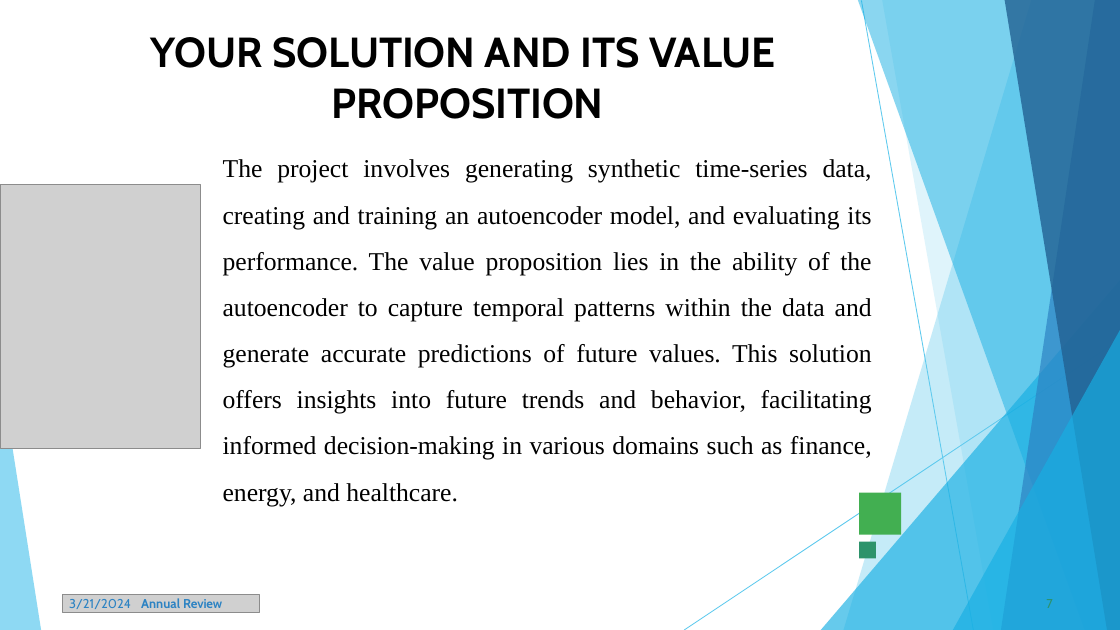
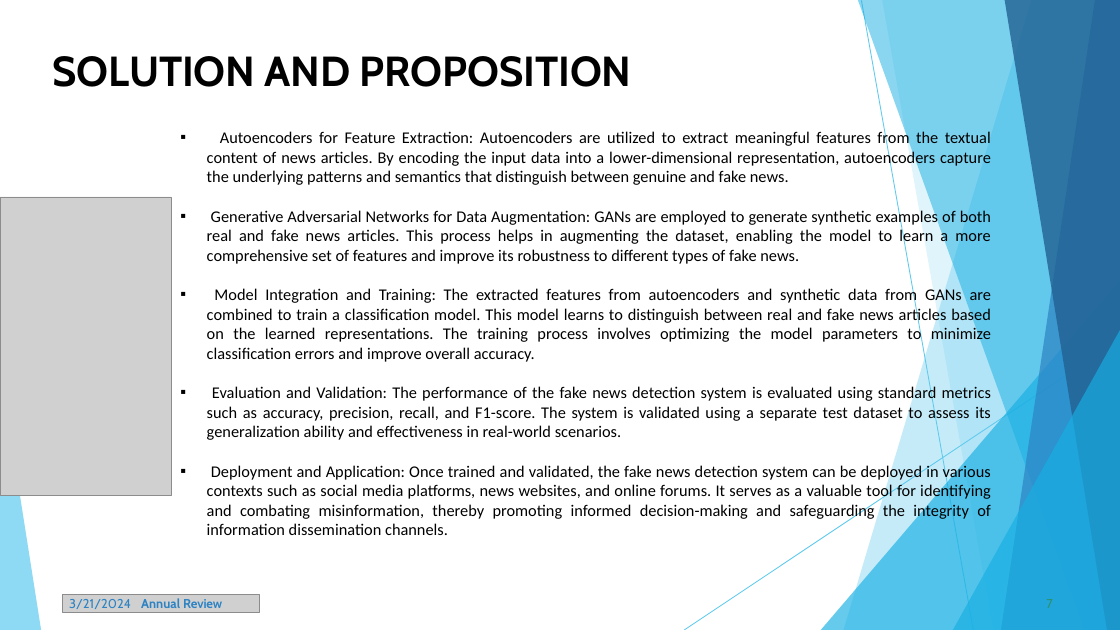
Before and after one commit to Praveena1108/tnsdc-genAI, a slide deck: slide 7 of TNSDC-GENAI PPT.pptx. Drawn at 1120x630 pixels with LibreOffice and Linux fonts; fonts in the diff are those of the drawing; grey boxes stand for pictures. Boxes give left, top, right and bottom in pixels: in the first picture for what was removed or moved away, otherwise in the second. Text is boxed around its words. In the diff, an @@ line names an element or a change of style, - is before the commit and + after.

```diff
--- a/TNSDC-GENAI PPT.pptx
+++ b/TNSDC-GENAI PPT.pptx
@@ title at (x1=53, y1=56, x2=632, y2=87): text changed @@
-YOUR SOLUTION AND ITS VALUE
-PROPOSITION
+SOLUTION AND PROPOSITION
@@ text added at (x1=207, y1=130, x2=991, y2=535), 14 pt, text #000000 @@
+▪ Autoencoders for Feature Extraction: Autoencoders are utilized to extract meaningful features from the textual content of news articles. By encoding the input data into a lower-dimensional representation, autoencoders capture the underlying patterns and semantics that distinguish between genuine and fake news.
+▪ Generative Adversarial Networks for Data Augmentation: GANs are employed to generate synthetic examples of both real and fake news articles. This process helps in augmenting the dataset, enabling the model to learn a more comprehensive set of features and improve its robustness to different types of fake news.
+▪ Model Integration and Training: The extracted features from autoencoders and synthetic data from GANs are combined to train a classification model. This model learns to distinguish between real and fake news articles based on the learned representations. The training process involves optimizing the model parameters to minimize classification errors and improve overall accuracy.
+▪ Evaluation and Validation: The performance of the fake news detection system is evaluated using standard metrics such as accuracy, precision, recall, and F1-score. The system is validated using a separate test dataset to assess its generalization ability and effectiveness in real-world scenarios.
+▪ Deployment and Application: Once trained and validated, the fake news detection system can be deployed in various contexts such as social media platforms, news websites, and online forums. It serves as a valuable tool for identifying and combating misinformation, thereby promoting informed decision-making and safeguarding the integrity of information dissemination channels.
@@ text removed at (x1=223, y1=159, x2=872, y2=506) @@
-The project involves generating synthetic time-series data, creating and training an autoencoder model, and evaluating its performance. The value proposition lies in the ability of the autoencoder to capture temporal patterns within the data and generate accurate predictions of future values. This solution offers insights into future trends and behavior, facilitating informed decision-making in various domains such as finance, energy, and healthcare.
@@ picture resized from (x1=0, y1=185, x2=200, y2=448) to (x1=0, y1=197, x2=171, y2=495) @@
@@ freeform shape removed at (x1=860, y1=492, x2=902, y2=534) @@
@@ freeform shape removed at (x1=860, y1=542, x2=876, y2=559) @@
```
Also in this commit, not shown: 8 other slides changed, 2 slides added, 2 slides removed.
